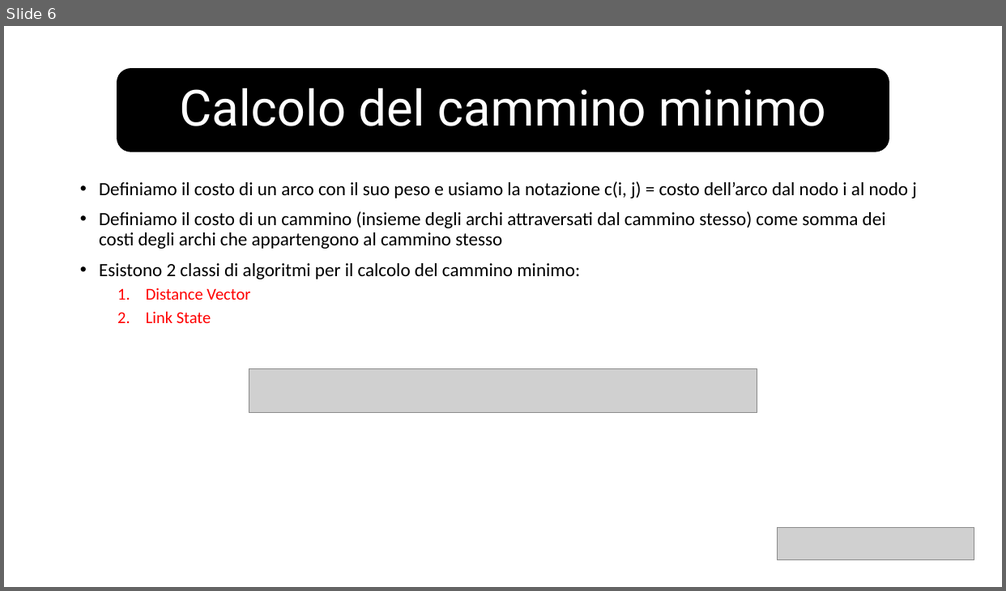
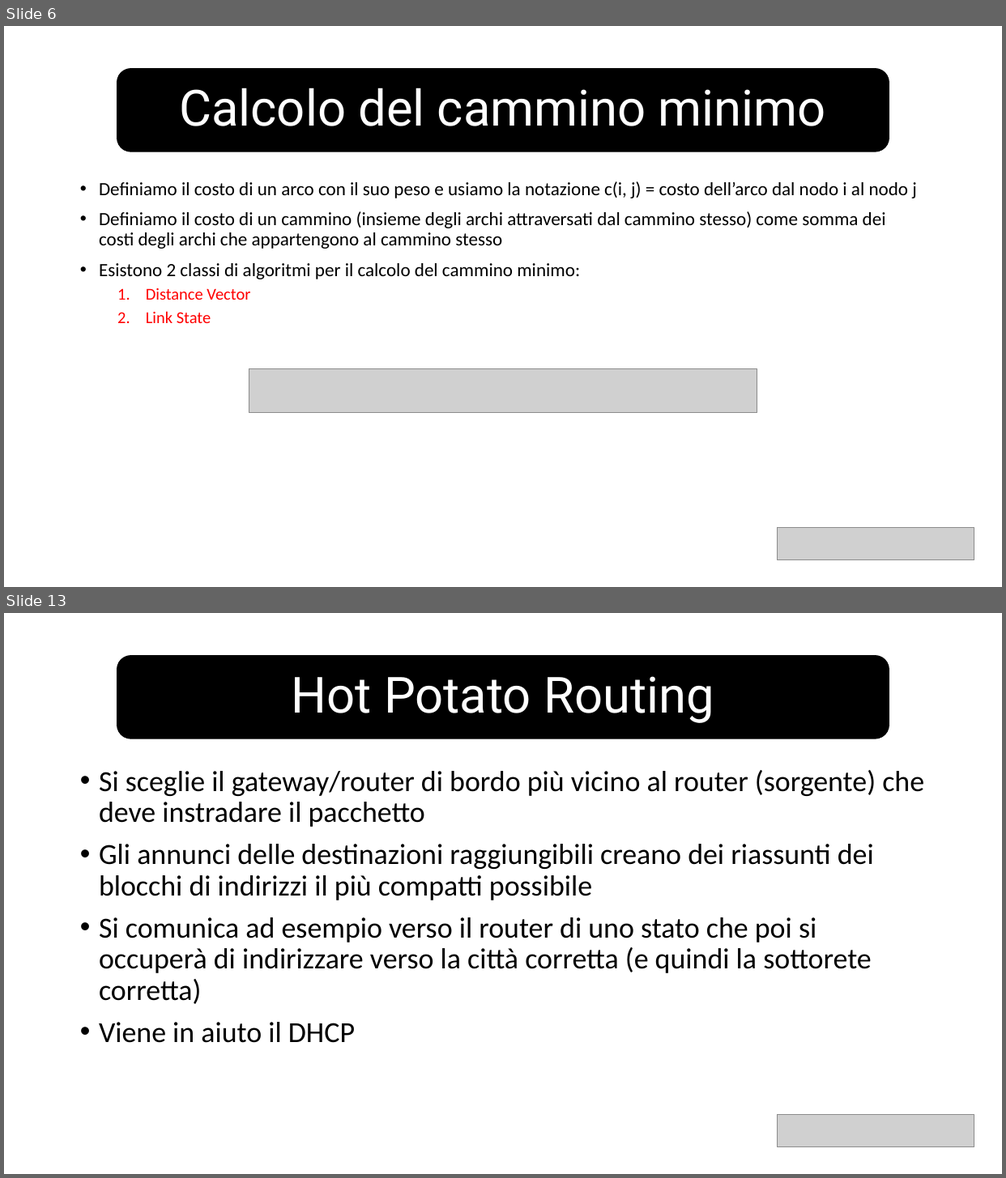
Before and after one commit to v-research/edu, a slide deck: network_introduction_2022/material/l7/routing.pptx. Shown one above the other, each under a label of ours: slide 6 before the commit, slides 6 and 13 after it; the slides between them are not shown. The pictures are 1006x591 and 1006x1178 pixels, drawn with LibreOffice and Linux fonts; fonts in the diff are those of the drawing; grey boxes stand for pictures. Boxes give left, top, right and bottom in pixels: in the first picture for what was removed or moved away, otherwise in the second. Text is boxed around its words. In the diff, an @@ line names an element or a change of style, - is before the commit and + after.

```diff
--- a/network_introduction_2022/material/l7/routing.pptx
+++ b/network_introduction_2022/material/l7/routing.pptx
@@ slide 13 added at bbox=[4, 613, 1002, 1174], background #FFFFFF @@
@@ rounded rectangle added at bbox=[117, 656, 889, 739], fill #000000, outline #000000 1 pt @@
@@ title added at bbox=[292, 676, 714, 723], 48 pt, text #FFFFFF @@
+Hot Potato Routing
@@ text added at bbox=[99, 770, 924, 1043], 28 pt, text #000000 @@
+• Si sceglie il gateway/router di bordo più vicino al router (sorgente) che deve instradare il pacchetto
+• Gli annunci delle destinazioni raggiungibili creano dei riassunti dei blocchi di indirizzi il più compatti possibile
+• Si comunica ad esempio verso il router di uno stato che poi si occuperà di indirizzare verso la città corretta (e quindi la sottorete corretta)
+• Viene in aiuto il DHCP
@@ picture added at bbox=[778, 1114, 975, 1147] @@
```
Also in this commit, not shown: 1 slide changed, 5 other slides added, 4 other files.
